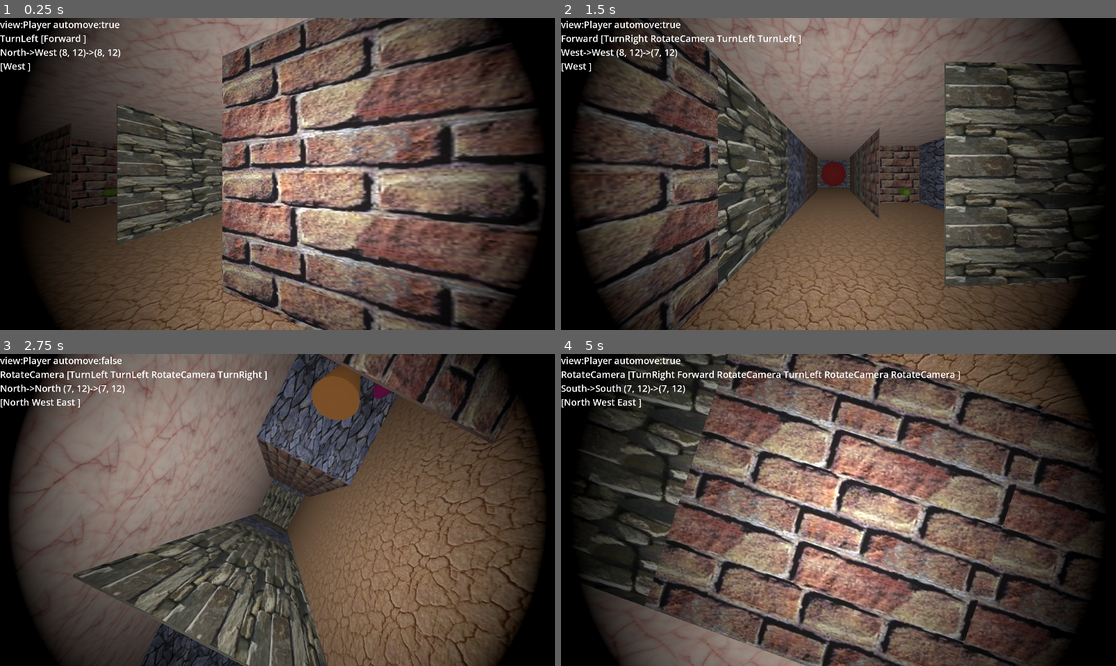
Above: before the commit, frames 1-4 (two rows, left to right).
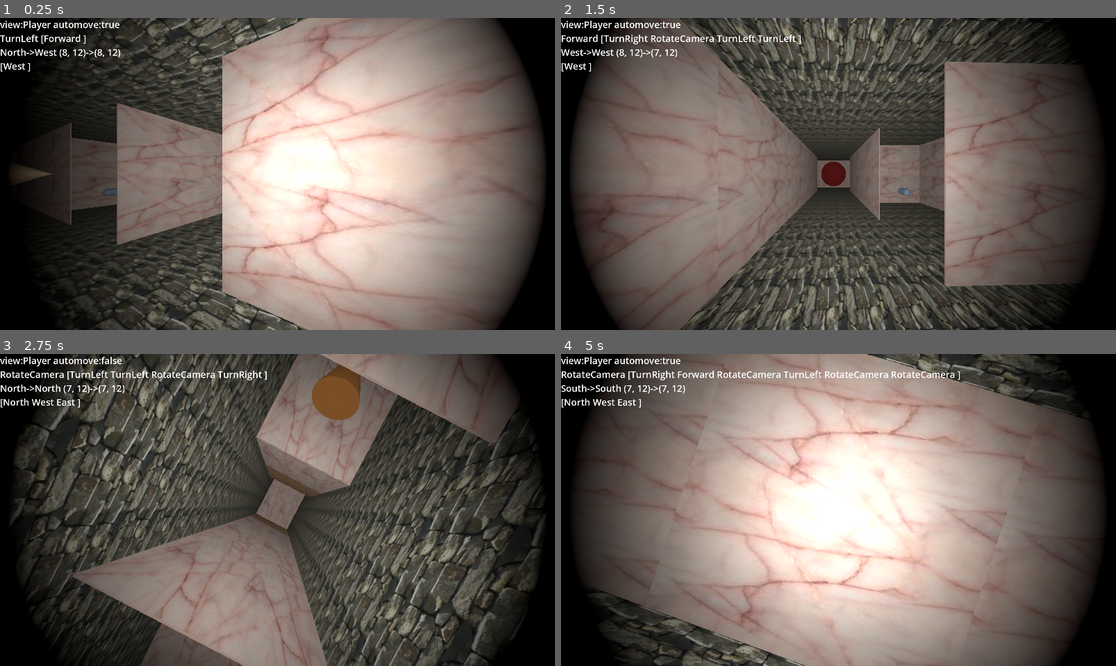
Above: after the commit, the same moments.

Repository: kasworld/gd4maze3d
Game: Godot game, scene res://main.tscn
The game is run twice, just before and just after one commit, with the same random seed, the same clock (stepped at 60 frames per second) and the same inputs.
Inputs (mouse positions are in pixels of both pictures, inside the frame that each line leads up to):
- Up to frame 1 (0.25 s): no input
- Up to frame 2 (1.5 s): tap Enter at 0.5 s; move the mouse to (960, 158) at 0.52 s; hold Right 0.53-1.28 s; tap 1 at 0.6 s; click (960, 158) at 0.67 s; tap Space at 0.77 s; move the mouse to (727, 189) at 1.27 s; hold Down from 1.28 s (still down); tap 2 at 1.35 s
- Up to frame 3 (2.75 s): tap Space at 1.52 s; move the mouse to (333, 441) at 2.02 s; release Down at 2.03 s; hold Right from 2.03 s (still down); tap 3 at 2.1 s
- Up to frame 4 (5 s): move the mouse to (810, 572) at 2.77 s; release Right at 2.78 s; hold Up 2.78-3.53 s; tap 1 at 2.85 s; click (810, 572) at 2.92 s; tap Space at 3.02, 3.77, 4.52 s; move the mouse to (1005, 556) at 3.52 s; hold Left from 3.53 s (still down); tap 2 at 3.6 s; move the mouse to (672, 463) at 4.27 s; tap 3 at 4.35 s

The runs differ from the first frame. In frame 1, 75% of the frame differs, in the area x 7-99%, y 0-100%; in frame 2, 75%; in frame 3, 76%; in frame 4, 79%, in the area x 2-98%, y 0-100%.

Commit message:
storey texture random

Diff:
--- a/main.gd
+++ b/main.gd
@@ -44,19 +44,20 @@
 
 func _process(_delta: float) -> void:
 	for i in PlayerCount:
-		var ani_dur = player_list[i].get_ani_dur()
-		if player_list[i].act_end(ani_dur): # true on act end
-			if i == 0 && storey.is_goal_pos(player_list[i].pos_old):
+		var pl = player_list[i]
+		var ani_dur = pl.get_ani_dur()
+		if pl.act_end(ani_dur): # true on act end
+			if i == 0 && storey.is_goal_pos(pl.pos_old):
 				start_new_maze()
 				return
-			if i == 0 && storey.is_capsule_pos(player_list[i].pos_old) : # capsule encounter
-				player_list[0].act_queue.push_back(Character.Act.RotateCamera)
-				storey.remove_capsule_at(player_list[0].pos_old)
-		player_list[i].ai_act()
-		if player_list[i].start_new_act(): # new act start
+			if i == 0 && storey.is_capsule_pos(pl.pos_old) : # capsule encounter
+				pl.act_queue.push_back(Character.Act.RotateCamera)
+				storey.remove_capsule_at(pl.pos_old)
+		pl.ai_act()
+		if pl.start_new_act(): # new act start
 			ani_dur = 0
-		if player_list[i].act_current != Character.Act.None :
-			animate_act(player_list[i], ani_dur)
+		if pl.act_current != Character.Act.None :
+			animate_act(pl, ani_dur)
 	update_info(player_list[0])
 
 func _unhandled_input(event: InputEvent) -> void:
--- a/storey.gd
+++ b/storey.gd
@@ -1,6 +1,16 @@
 extends Node3D
 
 class_name Storey
+
+var tex_dict = {
+	brownbrick = preload("res://image/brownbrick.png"),
+	bluestone = preload("res://image/bluestone.png"),
+	drymud = preload("res://image/drymud.png"),
+	graystone = preload("res://image/graystone.png"),
+	pinkstone = preload("res://image/pinkstone.png"),
+	greenstone = preload("res://image/greenstone.png"),
+}
+
 
 # x90 == degree
 enum Dir {
@@ -48,12 +58,22 @@
 	return false
 var storey_h = 1.0
 
+
+var main_wall_tex :CompressedTexture2D
+var sub_wall_tex :CompressedTexture2D
 func init(msize :Vector2i)->void:
 	maze_size = msize
 	$Floor.mesh.size = Vector2(maze_size.x, maze_size.y)
 	$Floor.position = Vector3(maze_size.x/2.0, 0, maze_size.y/2.0)
+	$Floor.mesh.material.albedo_texture = tex_dict[tex_dict.keys().pick_random()]
+
 	$Ceiling.mesh.size = Vector2(maze_size.x, maze_size.y)
 	$Ceiling.position = Vector3(maze_size.x/2.0, storey_h, maze_size.y/2.0)
+	$Ceiling.mesh.material.albedo_texture = tex_dict[tex_dict.keys().pick_random()]
+
+	main_wall_tex = tex_dict[tex_dict.keys().pick_random()]
+	sub_wall_tex = tex_dict[tex_dict.keys().pick_random()]
+
 	$TopViewCamera3D.position = Vector3( maze_size.x/2.0 ,maze_size.y/1.4,maze_size.y/2.0)
 	$DirectionalLight3D.position = Vector3( maze_size.x/2.0 ,maze_size.x,maze_size.y/2.0)
 	#$DirectionalLight3D.look_at(Vector3( maze_size.x/2.0 ,0,maze_size.y/2.0))
@@ -111,22 +131,14 @@
 		if not maze_cells.is_open_dir_at(maze_size.x-1,y,Maze.Dir.East):
 			add_wall_at( maze_size.x , y , true)
 
-var wall_tex_brownbrick = preload("res://image/brownbrick.png")
-var wall_tex_bluestone = preload("res://image/bluestone.png")
-var wall_tex_drymud = preload("res://image/drymud.png")
-var wall_tex_graystone = preload("res://image/graystone.png")
-var wall_tex_pinkstone = preload("res://image/pinkstone.png")
-var wall_tex_greenstone = preload("res://image/greenstone.png")
 
 func add_wall_at(x:int,y :int, face_x :bool)->void:
 	var mat = StandardMaterial3D.new()
-	match randi_range(0,2):
+	match randi_range(0,10):
 		0:
-			mat.albedo_texture = wall_tex_brownbrick
-		1:
-			mat.albedo_texture = wall_tex_bluestone
-		2:
-			mat.albedo_texture = wall_tex_greenstone
+			mat.albedo_texture = sub_wall_tex
+		_:
+			mat.albedo_texture = main_wall_tex
 	var w = new_box(Vector3(1,1,0.01), mat)
 	if face_x:
 		w.rotate_y(PI/2)
